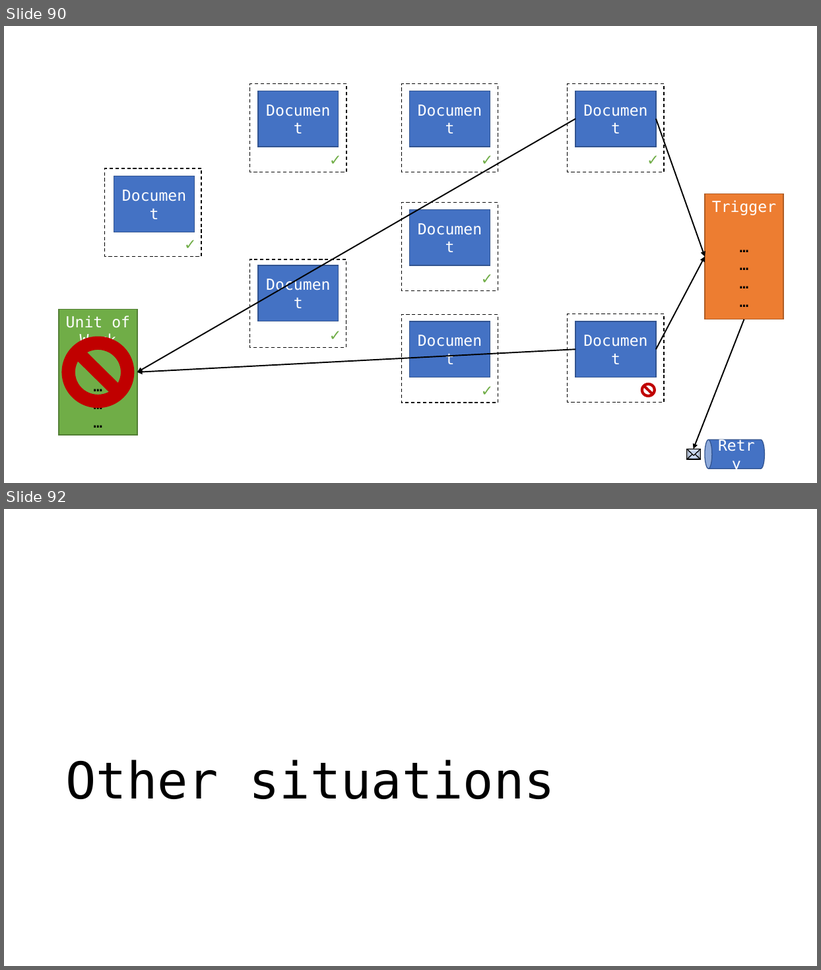
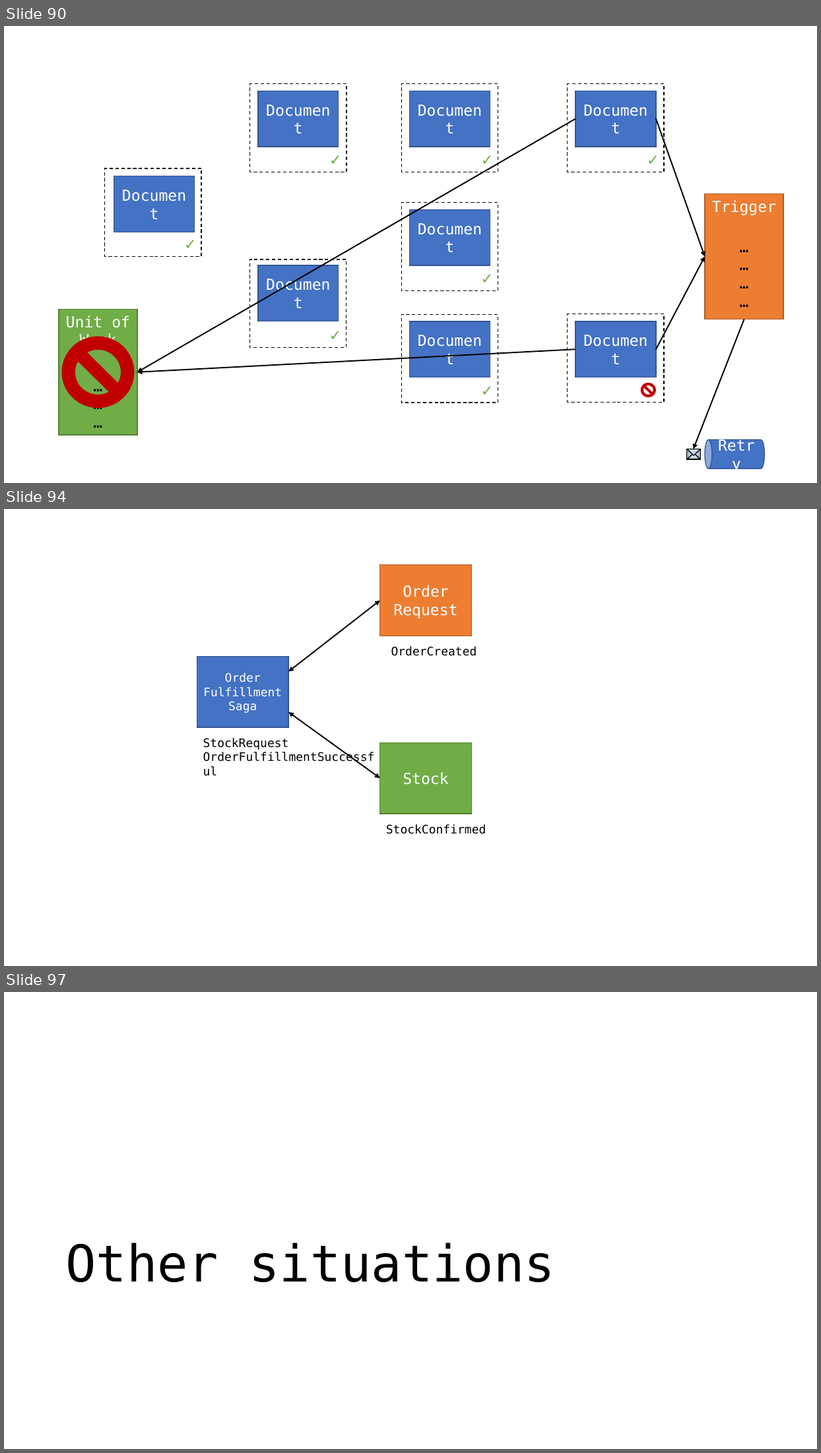
Before and after one commit to jbogard/presentations, a slide deck: LifeBeyondDistributedTransactions/LifeBeyondDistributedTransactions.pptx. Shown one above the other, each under a label of ours: slides 90 and 92 before the commit, slides 90, 94 and 97 after it; the slides between them are not shown. The pictures are 821x970 and 821x1453 pixels, drawn with LibreOffice and Linux fonts; fonts in the diff are those of the drawing. Boxes give left, top, right and bottom in pixels: in the first picture for what was removed or moved away, otherwise in the second. Text is boxed around its words. In the diff, an @@ line names an element or a change of style, - is before the commit and + after.

```diff
--- a/LifeBeyondDistributedTransactions/LifeBeyondDistributedTransactions.pptx
+++ b/LifeBeyondDistributedTransactions/LifeBeyondDistributedTransactions.pptx
@@ slide 94 added at <box>4,509,817,966</box>, background #FFFFFF @@
@@ rectangle added at <box>380,565,472,636</box>, fill #ED7D31, outline #AF5C24 1 pt, 18 pt, text #FFFFFF @@
+Order Request
@@ double arrow added from (289, 672) to (380, 601), #000000 1.5 pt @@
@@ text added at <box>391,646,477,656</box>, 14 pt, text #000000 @@
+OrderCreated
@@ rectangle added at <box>197,657,289,728</box>, fill #4472C4, outline #325491 1 pt, 14 pt, text #FFFFFF @@
+Order Fulfillment Saga
@@ double arrow added from (289, 712) to (380, 779), #000000 1.5 pt @@
@@ text added at <box>203,738,289,750</box>, 14 pt, text #000000 @@
+StockRequest
+OrderFulfillmentSuccessful
@@ rectangle added at <box>380,743,472,814</box>, fill #70AD47, outline #538035 1 pt, 18 pt, text #FFFFFF @@
+Stock
@@ text added at <box>386,824,486,834</box>, 14 pt, text #000000 @@
+StockConfirmed
@@ what was slide 92 is now slide 97 @@
```
Also in this commit, not shown: 6 other slides added, 2 slides removed.
